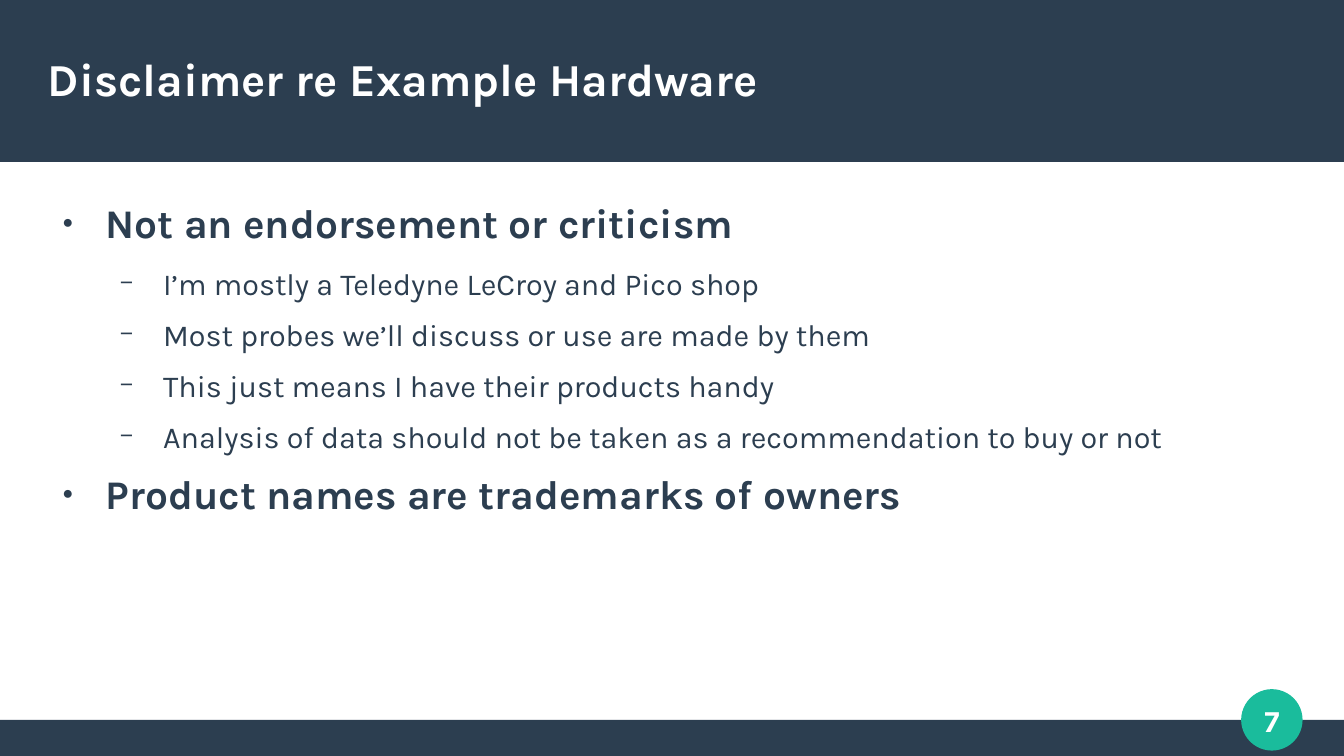
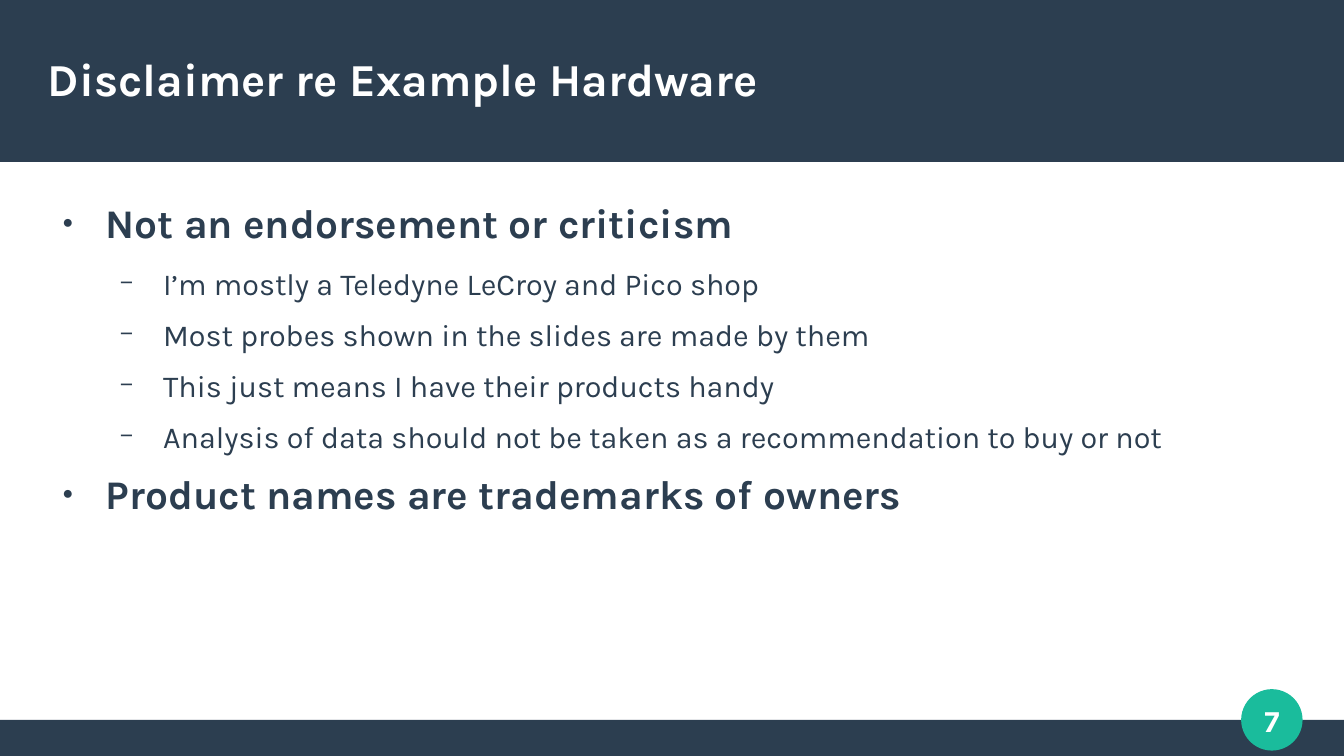
Before and after one commit to azonenberg/electronics-training, a slide deck: slide 7 of oscilloscope-probing/sec01-opener.odp. Drawn at 1344x756 pixels with LibreOffice and Linux fonts; fonts in the diff are those of the drawing. Boxes give left, top, right and bottom in pixels: in the first picture for what was removed or moved away, otherwise in the second. Text is boxed around its words. In the diff, an @@ line names an element or a change of style, - is before the commit and + after.

```diff
--- a/oscilloscope-probing/sec01-opener.odp
+++ b/oscilloscope-probing/sec01-opener.odp
@@ text at (x1=163, y1=325, x2=869, y2=354): text changed @@
-  − Most probes we’ll discuss or use are made by them
+  − Most probes shown in the slides are made by them
```
Also in this commit, not shown: 4 other slides changed.
